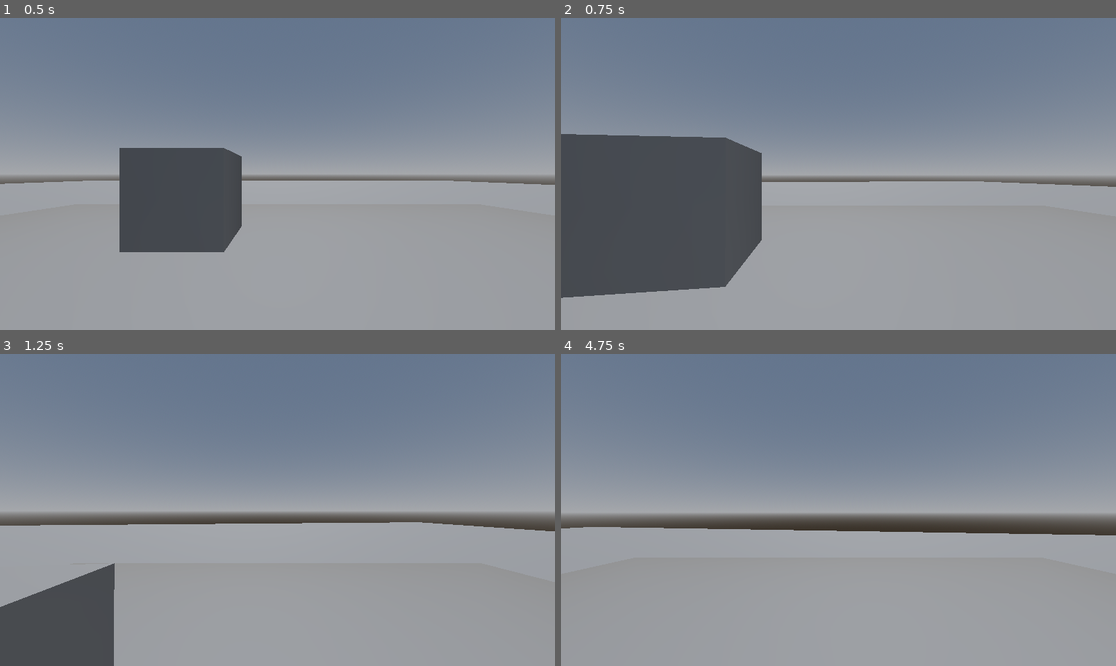
Above: before the commit, frames 1-4 (two rows, left to right).
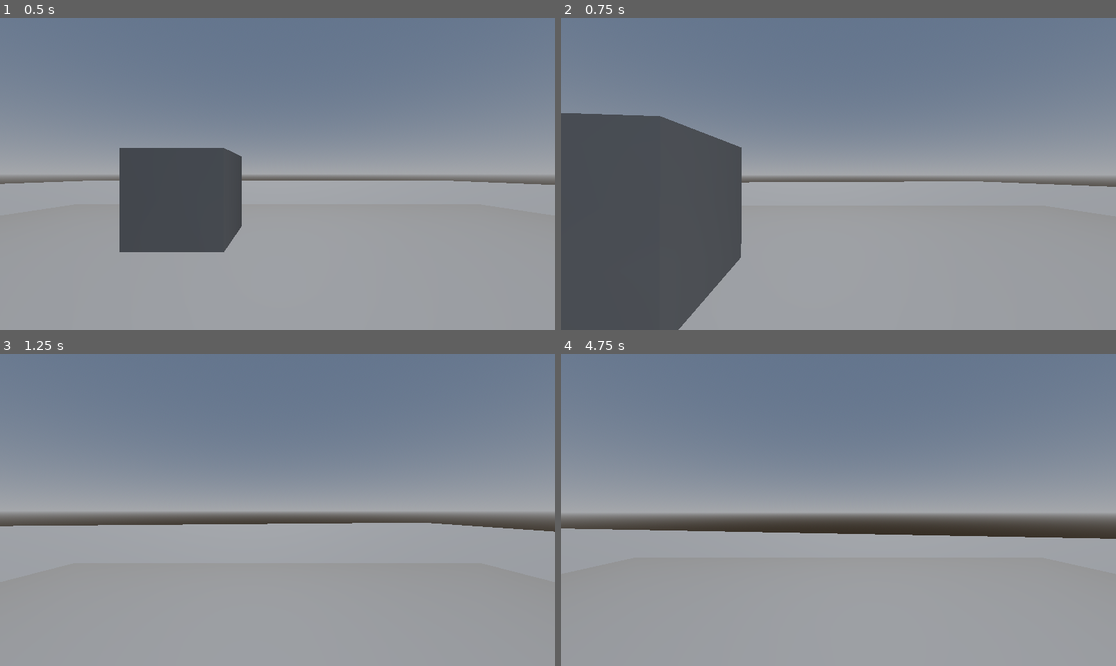
Above: after the commit, the same moments.

Repository: olinic/godot-fps-template
Game: Godot game, scene res://main.tscn
Same seed, same stepped clock (60 frames per second), same inputs: the game is played once before the commit and once after it.
Inputs (mouse positions are in pixels of both pictures, inside the frame that each line leads up to):
- Up to frame 1 (0.5 s): no input
- Up to frame 2 (0.75 s): tap Enter at 0.5 s; move the mouse to (866, 174) at 0.52 s; hold Up (move_forward) from 0.53 s (still down); hold Shift (sprint, bound only after the commit) from 0.53 s (still down)
- Up to frame 3 (1.25 s): keep holding Up (move_forward); keep holding Shift (sprint, bound only after the commit); tap Space (jump) at 0.77 s
- Up to frame 4 (4.75 s): keep holding Up (move_forward); move the mouse to (810, 510) at 1.27 s; release Shift (sprint, bound only after the commit) at 1.28 s; tap Shift (sprint, bound only after the commit) at 1.35, 2.85, 4.35 s; tap Space (jump) at 1.52, 2, 3.02, 3.77, 4.52 s; move the mouse to (849, 503) at 2.02 s; hold Shift (sprint, bound only after the commit) 2.03-2.78 s; tap Enter at 2.75 s; move the mouse to (832, 516) at 2.77 s; move the mouse to (877, 513) at 3.52 s; hold Shift (sprint, bound only after the commit) 3.53-4.28 s; move the mouse to (794, 506) at 4.27 s

Frame 1 is identical in both runs. In frame 2, 5.8% of the frame differs, in the area x 0-99%, y 30-100%; in frame 3, 5.4%; in frame 4, 0.9%.

Commit message:
Added Sprinting Feature (Keyboard)

Diff:
--- a/player.gd
+++ b/player.gd
@@ -1,5 +1,6 @@
 extends CharacterBody3D
 
+const SPRINT_SPEED: float = 10.0
 const SPEED: float = 5.0
 const JUMP_VELOCITY: float = 4.5
 @export var HORIZONTAL_LOOK_SENSITIVITY: float
@@ -7,6 +8,7 @@
 const CONTROLLER_LOOK_MULTIPLIER: int = 50
 const VERTICAL_LOOK_LOWER_LIMIT: float = -89
 const VERTICAL_LOOK_UPPER_LIMIT: float = 89
+var is_sprinting: bool = false
 
 var gravity = ProjectSettings.get_setting("physics/3d/default_gravity")
 var camera: Camera3D
@@ -31,9 +33,14 @@
 		velocity.y -= gravity * delta
 
 func get_speed():
-	return SPEED
+	if is_sprinting:
+		return SPRINT_SPEED
+	else:
+		return SPEED
+
 
 func move(delta):
+	handle_sprint()
 	var input_dir = Input.get_vector("move_left", "move_right", "move_forward", "move_backward")
 	var direction = (transform.basis * Vector3(input_dir.x, 0, input_dir.y)).normalized()
 	if direction:
@@ -43,6 +50,7 @@
 		velocity.x = move_toward(velocity.x, 0, get_speed())
 		velocity.z = move_toward(velocity.z, 0, get_speed())
 	move_and_slide()
+	is_sprinting = false
 
 func aim(delta):
 	if mouseDelta != Vector2.ZERO:
@@ -67,3 +75,8 @@
 func handle_jump():
 	if Input.is_action_just_pressed("jump") and is_on_floor():
 		velocity.y = JUMP_VELOCITY
+
+func handle_sprint():
+	if Input.is_action_pressed("sprint") and is_on_floor():
+		is_sprinting = true
+		get_speed()
--- a/project.godot
+++ b/project.godot
@@ -80,3 +80,8 @@
 "events": [Object(InputEventJoypadMotion,"resource_local_to_scene":false,"resource_name":"","device":-1,"axis":3,"axis_value":1.0,"script":null)
 ]
 }
+sprint={
+"deadzone": 0.5,
+"events": [Object(InputEventKey,"resource_local_to_scene":false,"resource_name":"","device":-1,"window_id":0,"alt_pressed":false,"shift_pressed":false,"ctrl_pressed":false,"meta_pressed":false,"pressed":false,"keycode":0,"physical_keycode":4194325,"key_label":0,"unicode":0,"echo":false,"script":null)
+]
+}
